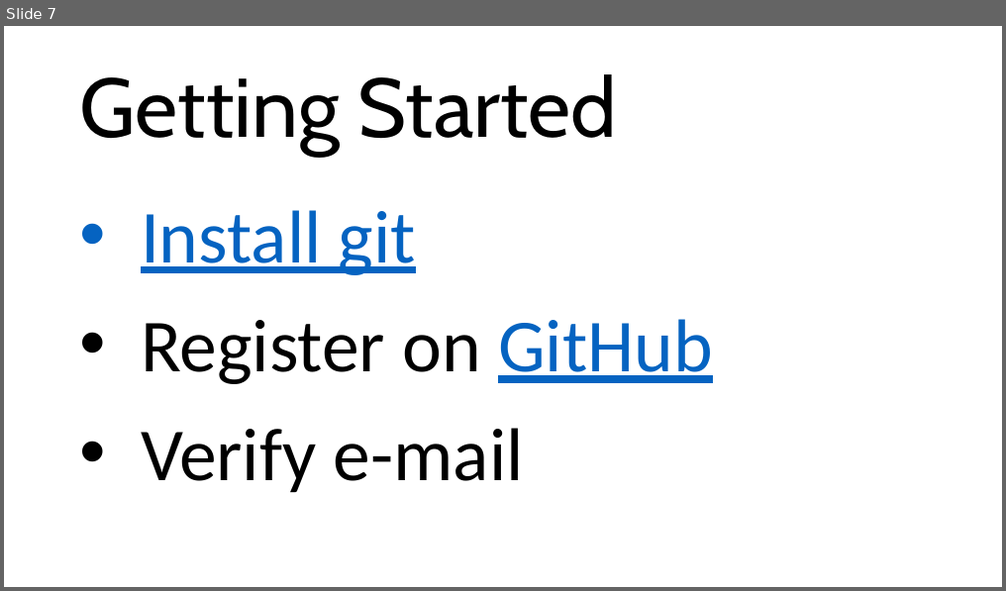
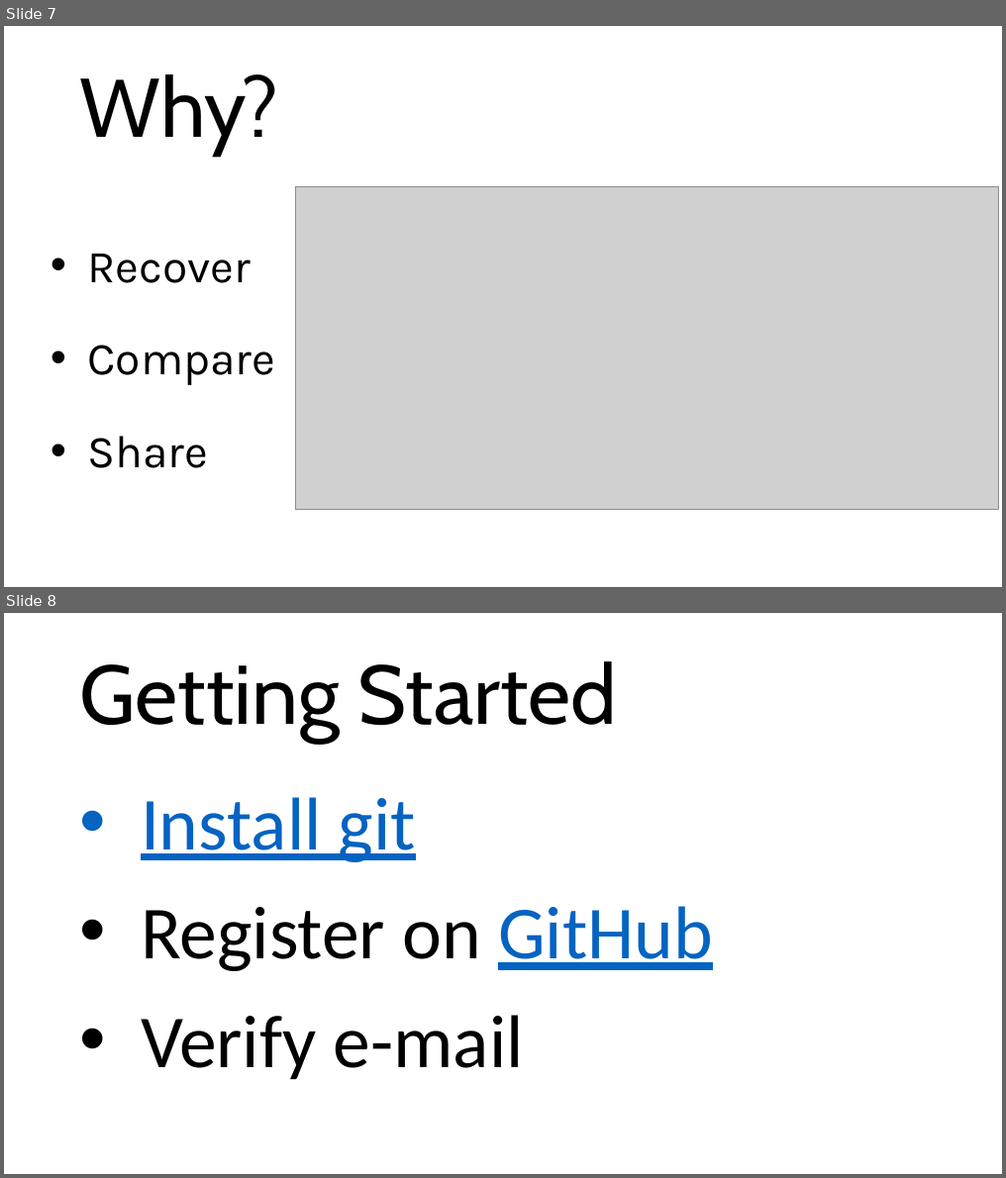
Before and after one commit to tylerthardy/SWT_Github, a slide deck: Git Gud at Git.pptx. Shown one above the other, each under a label of ours: slide 7 before the commit, slides 7 and 8 after it. The pictures are 1006x591 and 1006x1178 pixels, drawn with LibreOffice and Linux fonts; fonts in the diff are those of the drawing; grey boxes stand for pictures. Boxes give left, top, right and bottom in pixels: in the first picture for what was removed or moved away, otherwise in the second. Text is boxed around its words. In the diff, an @@ line names an element or a change of style, - is before the commit and + after.

Commit message:
Update powerpoint

```diff
--- a/Git Gud at Git.pptx
+++ b/Git Gud at Git.pptx
@@ slide 7 added at (x1=4, y1=26, x2=1002, y2=587), background #FFFFFF @@
@@ title added at (x1=80, y1=75, x2=279, y2=155), 80 pt, text #000000 @@
+Why?
@@ picture added at (x1=296, y1=187, x2=999, y2=510) @@
@@ text added at (x1=88, y1=254, x2=275, y2=469), 44 pt, text #000000 @@
+• Recover
+• Compare
+• Share
@@ what was slide 7 is now slide 8 @@
```
